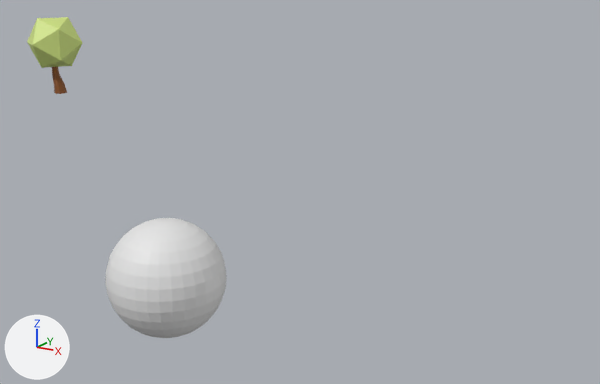
A saved change to the Blender file cube.blend.
One viewpoint serves both versions: a camera (50 mm lens) standing at (8.66, -9.9, 5.3) and looking at (1.09, 2.49, 1.03). Every picture has the same lights, and +X, +Y and +Z are marked at lower left.

In view in the first picture: 'Bush3.001', 'Sphere.007'.
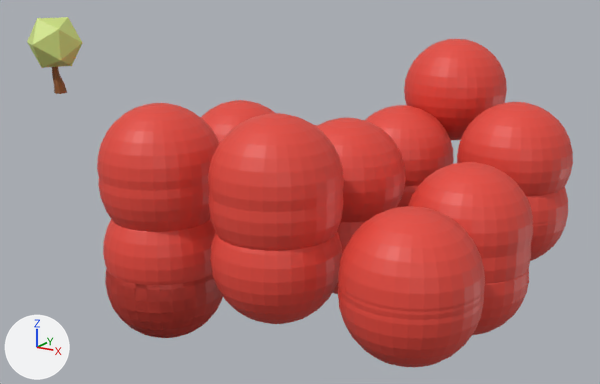
The change in detail:
Material 'Material.Red' (mat_material_red) is new.
Its base color is (0.8, 0.0656, 0.045) (red #e7483c).
me_sphere_007 has 482 vertices, 512 faces and spans x -1.0..1.0, y -1.0..1.0, z -1.0..1.0.
me_sphere_007 now uses material mat_material_red (red #e7483c).
Object 'new_name22-col' (ob_new_name22_col) is new; it shows me_sphere_007.
Its location is (4.4, 4.4, 1.69).
Object 'new_name21-col' (ob_new_name21_col) is new; it shows me_sphere_007.
Its location is (4.4, 2.2, 1.07).
Object 'new_name20-col' (ob_new_name20_col) is new; it shows me_sphere_007.
Its location is (4.4, 0.0, 0.84).
Object 'new_name12-col' (ob_new_name12_col) is new; it shows me_sphere_007.
Its location is (2.2, 4.4, 1.42).
Object 'new_name11-col' (ob_new_name11_col) is new; it shows me_sphere_007.
Its location is (2.2, 2.2, 0.46).
Object 'new_name10-col' (ob_new_name10_col) is new; it shows me_sphere_007.
Its location is (2.2, 0.0, 1.99).
Object 'new_name00-col' (ob_new_name00_col) is new; it shows me_sphere_007.
Its location is (0.0, 0.0, 0.52).
Object 'new_name22-col.001' (ob_new_name22_col_001) is new; it shows me_sphere_007.
Its location is (4.4, 4.4, 0.81).
Object 'new_name21-col.001' (ob_new_name21_col_001) is new; it shows me_sphere_007.
Its location is (4.4, 2.2, 0.25).
Object 'new_name20-col.001' (ob_new_name20_col_001) is new; it shows me_sphere_007.
Its location is (4.4, 0.0, 0.7).
Object 'new_name11-col.001' (ob_new_name11_col_001) is new; it shows me_sphere_007.
Its location is (2.2, 2.2, 1.55).
Object 'new_name10-col.001' (ob_new_name10_col_001) is new; it shows me_sphere_007.
Its location is (2.2, 0.0, 1.67).
Object 'new_name00-col.001' (ob_new_name00_col_001) is new; it shows me_sphere_007.
Its location is (0.0, 0.0, 1.67).
Object 'new_name22' (ob_new_name22) is new; it shows me_sphere_007.
Its location is (4.4, 4.4, 0.74).
Object 'new_name21' (ob_new_name21) is new; it shows me_sphere_007.
Its location is (4.4, 2.2, 0.68).
Object 'new_name20' (ob_new_name20) is new; it shows me_sphere_007.
Its location is (4.4, 0.0, 0.92).
Object 'new_name12' (ob_new_name12) is new; it shows me_sphere_007.
Its location is (2.2, 4.4, 0.81).
Object 'new_name11' (ob_new_name11) is new; it shows me_sphere_007.
Its location is (2.72, 5.71, 2.59).
Object 'new_name10' (ob_new_name10) is new; it shows me_sphere_007.
Its location is (2.2, 0.0, 0.8).
Object 'new_name02' (ob_new_name02) is new; it shows me_sphere_007.
Its location is (0.0, 4.4, 0.83).
Object 'new_name01' (ob_new_name01) is new; it shows me_sphere_007.
Its location is (0.0, 2.2, 1.64).
Object 'new_name00' (ob_new_name00) is new; it shows me_sphere_007.
Its location is (0.0, 0.0, 1.94).

Pixel boxes (x1, y1, x2, y2) of what changed, in the pictures (600 x 384 px):
'new_name20', added (red)
    after: (338, 206, 485, 312)
'Sphere.007', recoloured (grey to red)
    both: (105, 218, 227, 338)
'new_name10-col', added (red)
    after: (208, 113, 344, 212)
'new_name00', added (red)
    after: (97, 103, 219, 191)
'new_name10', added (red)
    after: (210, 232, 342, 324)
'new_name22-col', added (red)
    after: (457, 102, 573, 196)
'new_name21-col', added (red)
    after: (408, 162, 533, 258)
'new_name11', added (red)
    after: (404, 39, 507, 140)
'new_name11-col.001', added (red)
    after: (316, 118, 406, 222)
'new_name00-col', added (red)
    after: (103, 219, 216, 285)
'new_name20-col.001', added (red)
    after: (338, 289, 484, 367)
'new_name10-col.001', added (red)
    after: (209, 194, 343, 251)
'new_name00-col.001', added (red)
    after: (98, 179, 211, 232)
'new_name12-col', added (red)
    after: (365, 105, 454, 186)
'new_name21-col.001', added (red)
    after: (472, 268, 529, 335)
'new_name01', added (red)
    after: (201, 100, 275, 144)
'new_name21', added (red)
    after: (481, 244, 531, 284)
'new_name20-col', added (red)
    after: (338, 282, 484, 320)
'new_name22-col.001', added (red)
    after: (526, 186, 568, 224)
'new_name22', added (red)
    after: (530, 214, 568, 261)
'new_name11-col', added (red)
    after: (332, 221, 366, 294)
'new_name12', added
    after: (396, 186, 418, 208)
